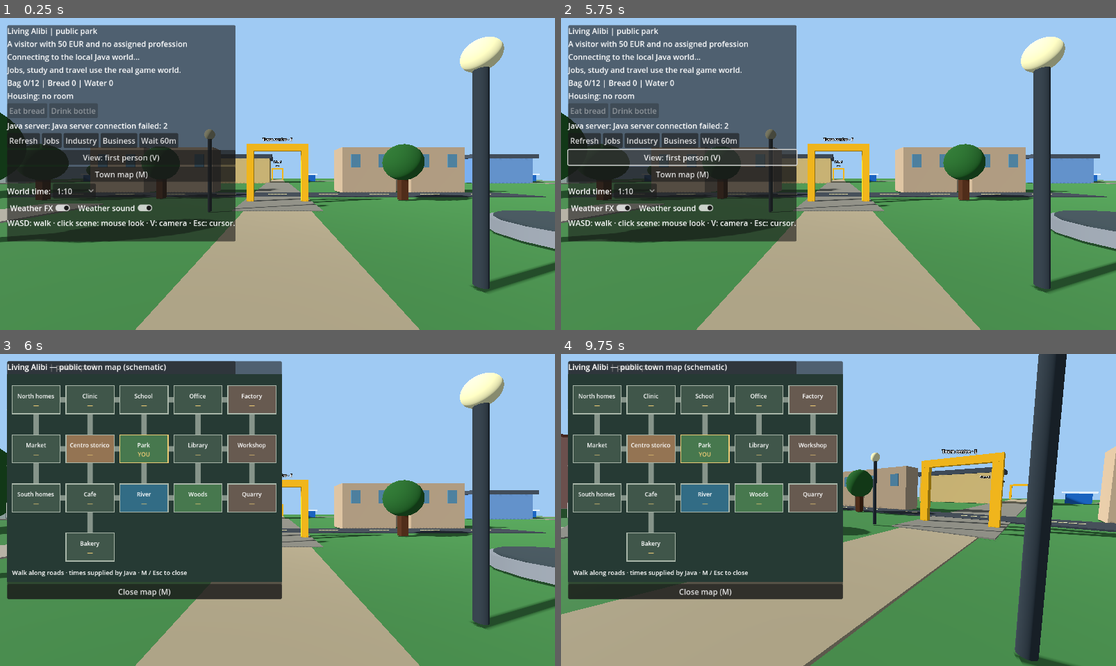
Above: before the commit, frames 1-4 (two rows, left to right).
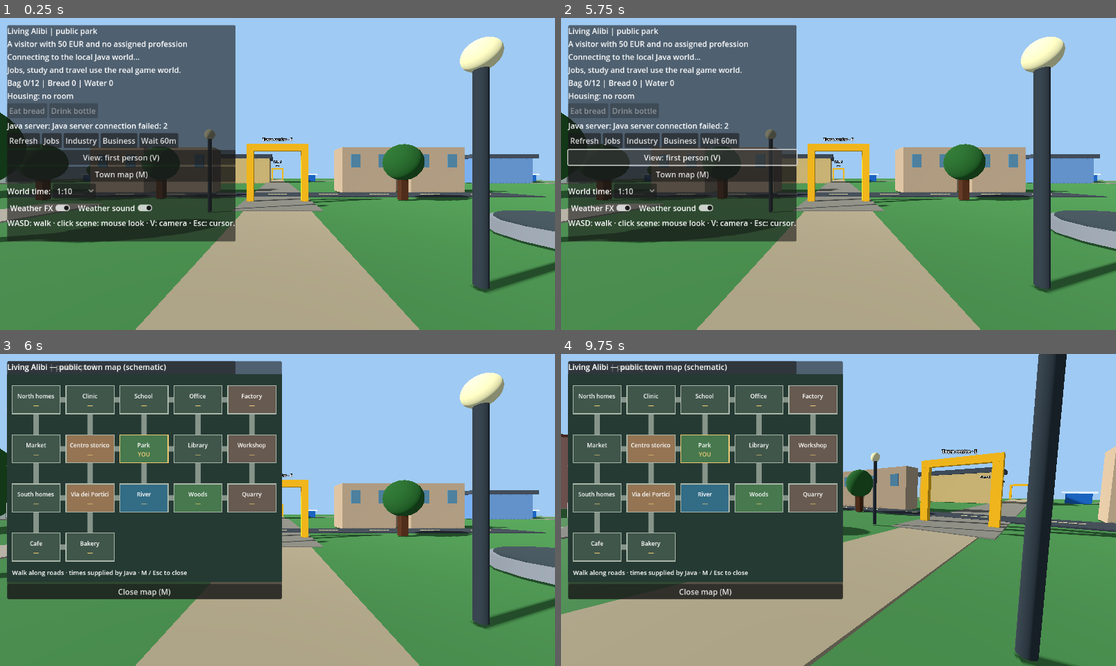
Above: after the commit, the same moments.

Repository: holovin777/living-alibi
Game: Godot game, scene res://scenes/park.tscn
Same seed, same stepped clock (60 frames per second), same inputs: the game is played once before the commit and once after it.
Inputs (mouse positions are in pixels of both pictures, inside the frame that each line leads up to):
- Up to frame 1 (0.25 s): no input
- Up to frame 2 (5.75 s): click "Refresh" at 0.5 s; click "Jobs" at 1.25 s; click "Industry" at 2 s; click "Business" at 2.75 s; click "Wait 60m" at 3.5 s; click "View: first person (V)" at 4.25 s; click "View: third person (V)" at 5 s
- Up to frame 3 (6 s): click "Town map (M)" at 5.75 s
- Up to frame 4 (9.75 s): click "1:10" at 6.5 s; click "Weather FX" at 7.25 s; click "Weather sound" at 8 s; tap Enter at 8.75 s; move the mouse to (960, 494) at 8.77 s; hold D 8.78-9.53 s; tap T at 8.85 s; click (960, 494) at 8.92 s; move the mouse to (810, 510) at 9.52 s; hold W from 9.53 s (still down); tap M at 9.6 s

Frames 1-2 are identical in both runs. In frame 3, 1.6% of the frame differs, in the area x 2-21%, y 41-67%; in frame 4, 1.6%.

Commit message:
feat: Via dei Portici historic street and enterable grocery branch

Diff:
--- a/godot/scripts/ParkDemo.gd
+++ b/godot/scripts/ParkDemo.gd
@@ -303,6 +303,8 @@
     _scenery.add_child(_residents_root)
 
     match place_id:
+        "PORTICI":
+            _build_portici()
         "CENTRO":
             _build_centro()
         "PARK":
@@ -392,7 +394,7 @@
         var dimensions := Vector3(4.0,0.05,15.0) if vertical else Vector3(15.0,0.05,4.0)
         _box(roads, dimensions, Color(0.49,0.47,0.42),
                 direction * 16.5 + Vector3(0,0.025,0))
-        _sign(roads, str(id).capitalize(), direction * 19.0 + Vector3(0,2.8,0))
+        _sign(roads, str(TownLayout.LABELS.get(id,str(id).capitalize())), direction * 19.0 + Vector3(0,2.8,0))
 
 func _road_destination(at: Vector3, minimum: float) -> String:
     for key in _road_links:
@@ -467,6 +469,86 @@
 
 # Piazza Centrale: fictional Lombard piazza, reusable portico modules.
 # The four axial lanes stay clear for the district road connections.
+func _build_portici() -> void:
+    var street := Node3D.new()
+    street.name = "ViaDeiPortici"
+    _scenery.add_child(street)
+    _box(street,Vector3(7.4,0.06,34),Color("#b7aa93"),Vector3(0,0.025,0))
+    _box(street,Vector3(34,0.06,5.1),Color("#b7aa93"),Vector3(0,0.025,0))
+    for side in [-1,1]:
+        _box(street,Vector3(1.1,0.12,34),Color("#d1c4a9"),Vector3(side*3.65,0.06,0))
+    # The four road axes are open; blocks occupy the corners only.
+    _portici_house(street,-1.0,-9.5,12.0,8.0,Color("#c8ae89"),"Casa 12")
+    _portici_house(street,-1.0,10.0,12.0,9.2,Color("#bc8b73"),"Casa 14")
+    _portici_house(street,1.0,-10.0,12.0,9.0,Color("#d5c09c"),"Casa 15")
+    _portici_house(street,1.0,12.6,8.0,7.2,Color("#c29b73"),"Casa 17")
+    _portici_grocery(street)
+    for at in [Vector3(-3,0,-8),Vector3(3,0,-4),Vector3(-3,0,9),Vector3(3,0,12)]:
+        _lamp(street,at)
+    _sign(street,"Via dei Portici",Vector3(0,3.6,-8))
+    _sign(street,"Piazza Centrale",Vector3(0,3.4,-16))
+
+func _portici_house(parent: Node3D,side: float,z: float,length: float,height: float,
+        wall: Color,caption: String) -> void:
+    var front := side*4.4
+    var center := side*9.2
+    var trim := Color("#dfc9a5")
+    _add_obstacle(Vector3(center,0,z),Vector2(9.6,length))
+    _box(parent,Vector3(9.6,height,length),wall,Vector3(center,height*0.5,z))
+    _box(parent,Vector3(9.85,0.32,length+0.2),Color("#744536"),Vector3(center,height+0.12,z))
+    _box(parent,Vector3(0.12,0.18,length),trim,Vector3(front-side*0.06,3.3,z))
+    for offset in [-length/3.0,0.0,length/3.0]:
+        for y in [4.5,6.5]:
+            var face := front-side*0.055
+            _box(parent,Vector3(0.1,1.3,0.88),Color("#35454a"),Vector3(face,y,z+offset))
+            _box(parent,Vector3(0.22,0.12,1.65),trim,Vector3(face,y-0.72,z+offset))
+            for shutter in [-0.65,0.65]:
+                _box(parent,Vector3(0.12,1.4,0.36),Color("#455644"),Vector3(face-side*0.07,y,z+offset+shutter))
+        if offset == 0.0:
+            _box(parent,Vector3(0.16,2.55,1.5),Color("#503c2e"),Vector3(front-side*0.08,1.275,z))
+            _box(parent,Vector3(0.18,0.25,1.85),trim,Vector3(front-side*0.12,2.65,z))
+        else:
+            _box(parent,Vector3(0.14,1.25,1.2),Color("#5d6460"),Vector3(front-side*0.08,1.55,z+offset))
+    _sign(parent,caption,Vector3(front-side*0.28,2.95,z))
+    _centro_flowers(parent,Vector3(front-side*0.22,3.78,z+length/3.0))
+
+func _portici_grocery(parent: Node3D) -> void:
+    var shop := Node3D.new()
+    shop.name = "BottegaAlimentare"
+    parent.add_child(shop)
+    var wall := Color("#d3b995")
+    # Open doorway on the west face (x=4.4), z=4.3..6.3.
+    # The existing local action kiosk at (7,3) sits INSIDE the shop.
+    var walls := [
+        [Vector3(10.5,0,5.0),Vector2(0.3,6.0)],
+        [Vector3(7.45,0,2.15),Vector2(6.4,0.3)],
+        [Vector3(7.45,0,7.85),Vector2(6.4,0.3)],
+        [Vector3(4.4,0,3.2),Vector2(0.3,2.2)],
+        [Vector3(4.4,0,7.1),Vector2(0.3,1.6)]]
+    for part in walls:
+        var at: Vector3 = part[0]
+        var footprint: Vector2 = part[1]
+        _add_obstacle(at,footprint)
+        _box(shop,Vector3(footprint.x,3.4,footprint.y),wall,at+Vector3(0,1.7,0))
+    _box(shop,Vector3(6.4,0.065,6),Color("#b69b78"),Vector3(7.45,0.03,5))
+    _box(shop,Vector3(6.4,3.8,6),wall,Vector3(7.45,5.3,5))
+    _box(shop,Vector3(6.65,0.3,6.25),Color("#794b36"),Vector3(7.45,7.35,5))
+    _box(shop,Vector3(0.24,0.45,2.3),Color("#6f4931"),Vector3(4.4,2.85,5.3))
+    _sign(shop,"Alimentari · F",Vector3(4.05,3.1,5.3))
+    for z in [4.5,6.8]:
+        var shelf := Vector3(9.8,0,z)
+        _add_obstacle(shelf,Vector2(0.6,1.3))
+        _box(shop,Vector3(0.6,1.8,1.3),Color("#765c40"),shelf+Vector3(0,0.9,0))
+        for y in [0.75,1.25]:
+            _box(shop,Vector3(0.25,0.24,0.9),Color("#d9bb76"),shelf+Vector3(-0.35,y,0))
+    var light := OmniLight3D.new()
+    light.position = Vector3(7.5,2.95,5)
+    light.light_color = Color("#ffe0aa")
+    light.light_energy = 1.2
+    light.omni_range = 5.5
+    shop.add_child(light)
+    _park_lamps.append(light)
+
 func _build_centro() -> void:
     var piazza := Node3D.new()
     piazza.name = "PiazzaCentrale"
@@ -1157,7 +1239,7 @@
             if bool(player.get("roomActive",false)):
                 _action_choices.add_child(_button("Sleep in guest room · 2h",_sleep_room.bind(2)))
                 _action_choices.add_child(_button("Sleep in guest room · 8h",_sleep_room.bind(8)))
-        "MARKET":
+        "MARKET", "PORTICI":
             for item in _last_snapshot.get("shop",[]):
                 var id := str(item.get("id",""))
                 var stock := int(item.get("stock",0))
@@ -1166,8 +1248,9 @@
                 choice.disabled = stock <= 0
                 choice.set_meta("sold_out",stock <= 0)
                 _action_choices.add_child(choice)
-            _action_choices.add_child(_button("Apply: market assistant",
-                    _apply_job.bind("shop-assistant")))
+            if _current_place == "MARKET":
+                _action_choices.add_child(_button("Apply: market assistant",
+                        _apply_job.bind("shop-assistant")))
         "WORKSHOP":
             _action_choices.add_child(_button("Apply: technician",
                     _apply_job.bind("technician")))
--- a/godot/scripts/TownMap.gd
+++ b/godot/scripts/TownMap.gd
@@ -8,12 +8,12 @@
     "MARKET": Vector2i(0,1), "CENTRO": Vector2i(1,1),
     "PARK": Vector2i(2,1), "LIBRARY": Vector2i(3,1),
     "WORKSHOP": Vector2i(4,1),
-    "SOUTH_RESIDENCES": Vector2i(0,2), "CAFE": Vector2i(1,2),
+    "SOUTH_RESIDENCES": Vector2i(0,2), "PORTICI": Vector2i(1,2),
     "RIVER": Vector2i(2,2), "WOODS": Vector2i(3,2),
-    "QUARRY": Vector2i(4,2), "BAKERY": Vector2i(1,3)
+    "QUARRY": Vector2i(4,2), "BAKERY": Vector2i(1,3), "CAFE": Vector2i(0,3)
 }
 const LABELS := {
-    "NORTH_RESIDENCES": "North homes", "SOUTH_RESIDENCES": "South homes", "CENTRO": "Centro storico"
+    "NORTH_RESIDENCES": "North homes", "SOUTH_RESIDENCES": "South homes", "CENTRO": "Centro storico", "PORTICI": "Via dei Portici"
 }
 const TILE_SPACING := 48.0
 var current_place := "PARK"
@@ -63,7 +63,7 @@
         var color := Color("#40564a")
         if id in ["PARK","WOODS"]:
             color = Color("#47784e")
-        elif id == "CENTRO":
+        elif id in ["CENTRO","PORTICI"]:
             color = Color("#947453")
         elif id == "RIVER":
             color = Color("#326c85")
--- a/godot/tests/SceneNavigationSmoke.gd
+++ b/godot/tests/SceneNavigationSmoke.gd
@@ -65,7 +65,7 @@
     world._follow_player()
 
     var layout = world._town_map
-    if not _check(layout.DISTRICTS.size() == 16
+    if not _check(layout.DISTRICTS.size() == 17
             and layout.world_center("PARK") == Vector3.ZERO
             and layout.adjacent("PARK", "SCHOOL")
             and not layout.adjacent("PARK", "QUARRY")
@@ -128,6 +128,18 @@
         if not _check(world._can_stand(at,world.WALKER_RADIUS,true),
                 "all four Centro exits remain walkable"):
             return
+    world._on_world_updated(_world("PARK","Park"))
+
+    world._on_world_updated(_world("PORTICI","Via dei Portici"))
+    if not _check(world._scenery.has_node("ViaDeiPortici/BottegaAlimentare")
+            and world._road_links.size() == 4
+            and world._road_destination(Vector3(0,0,-23.9),23.8) == "CENTRO",
+            "historic street connects to the square and has a real shop doorway"):
+        return
+    var entered: Vector3 = world._move_on_ground(Vector3(3,0,5.4),Vector3(4,0,0),world.WALKER_RADIUS)
+    if not _check(entered.x > 6.8 and not world._can_stand(Vector3(4.4,0,3.2),world.WALKER_RADIUS),
+            "walk through open grocery door, but not through its wall"):
+        return
     world._on_world_updated(_world("PARK","Park"))
 
     # Physical footprints: long steps cannot tunnel through solid objects.
Not shown, changed: server/src/main/java/com/holovin/npclife/GameSession.java
Not shown, changed: server/src/test/java/com/holovin/npclife/GameSessionTest.java
Not shown, changed: src/main/java/com/holovin/npclife/PlayerLife.java
Not shown, changed: src/main/java/com/holovin/npclife/RetailLife.java
Not shown, changed: src/main/java/com/holovin/npclife/TownLife.java
